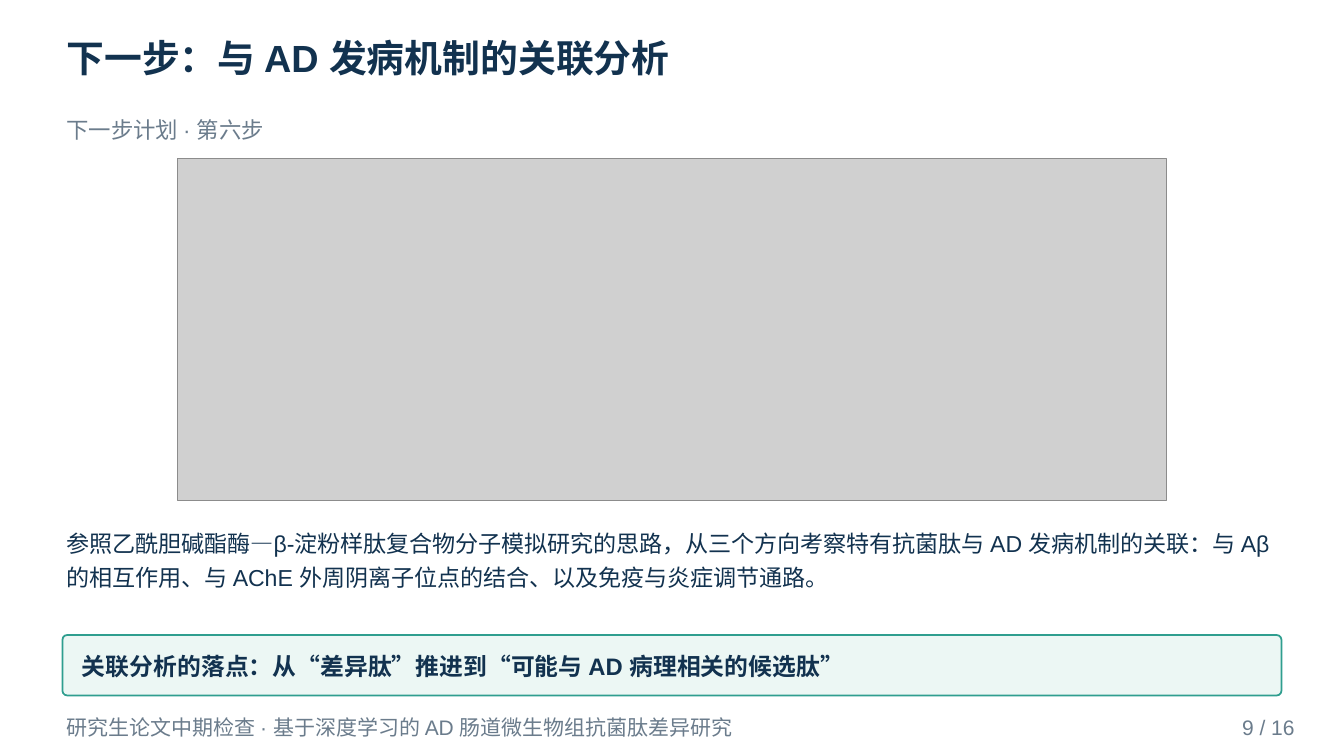
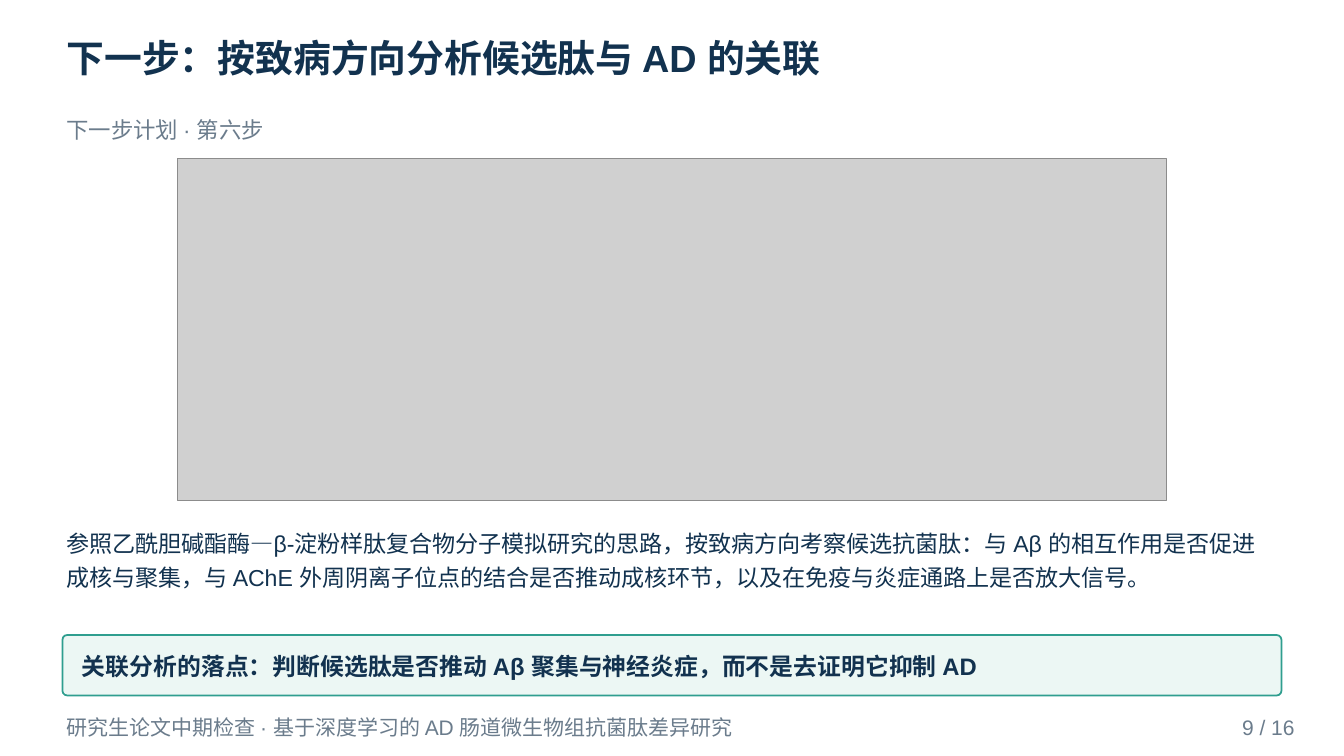
Before and after one commit to mqgg5630-cyber/zhongqi, a slide deck: slide 9 of deliverable/中期答辩_A_学术蓝.pptx. Drawn at 1344x756 pixels with LibreOffice and Linux fonts; fonts in the diff are those of the drawing; grey boxes stand for pictures. Boxes give left, top, right and bottom in pixels: in the first picture for what was removed or moved away, otherwise in the second. Text is boxed around its words. In the diff, an @@ line names an element or a change of style, - is before the commit and + after.

Commit message:
机制与动力学口径改为致病方向：验证候选抗菌肽是否推动 AD
- mech_refs.py：文献扩到 58 条（新增细菌淀粉样蛋白 FapC/CsgA、LPS 内毒素、
  LL-37 异源寡聚、防御素人群证据，以及 HNP-1/NP-3A 抑制纤维等反向边界），
  第 5 问改为「是否导致 AD（致病方向）」，第 6 问只保留抗菌本职功能
- 机制说明正文/要点卡/三张机制图/机制 docx 同步改为促进成核与聚集的口径
- PPT（H、最终版、A、中间版、中间版2）机制页与备注改为致病方向，M6 表加 3 条先例
- 中期检查表与两份派生 md 同步；4 份 docx 原位重出
- check_ppt / check_layout / check_docx_layout / check_consistency / check_ps1 全通过

```diff
--- a/deliverable/中期答辩_A_学术蓝.pptx
+++ b/deliverable/中期答辩_A_学术蓝.pptx
@@ text at (67,39,820,76): text changed @@
-下一步：与 AD 发病机制的关联分析
+下一步：按致病方向分析候选肽与 AD 的关联
@@ text at (67,532,1255,589): text changed @@
-参照乙酰胆碱酯酶—β-淀粉样肽复合物分子模拟研究的思路，从三个方向考察特有抗菌肽与 AD 发病机制的关联：与 Aβ 的相互作用、与 AChE 外周阴离子位点的结合、以及免疫与炎症调节通路。
+参照乙酰胆碱酯酶—β-淀粉样肽复合物分子模拟研究的思路，按致病方向考察候选抗菌肽：与 Aβ 的相互作用是否促进成核与聚集，与 AChE 外周阴离子位点的结合是否推动成核环节，以及在免疫与炎症通路上是否放大信号。
@@ text in rounded rectangle at (82,654,976,680): text changed @@
-关联分析的落点：从“差异肽”推进到“可能与 AD 病理相关的候选肽”
+关联分析的落点：判断候选肽是否推动 Aβ 聚集与神经炎症，而不是去证明它抑制 AD
```
Also in this commit, not shown: 1 other slide changed, 27 other files.
